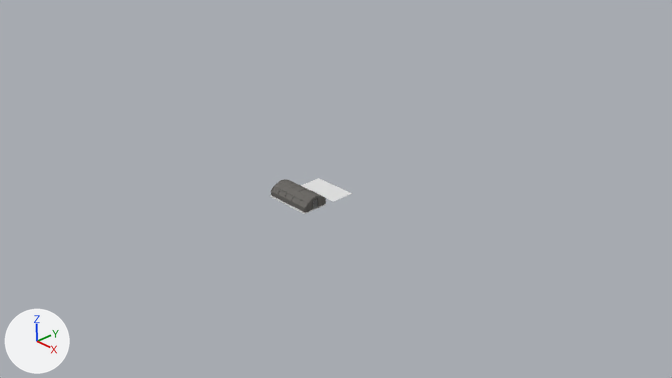
One commit to the Blender file blendFiles/LouiBlendFile.blend: the scene before it, then after it.
The view is the same before and after, from the file's camera 'Camera'. Every picture has the same lights, and +X, +Y and +Z are marked at lower left.
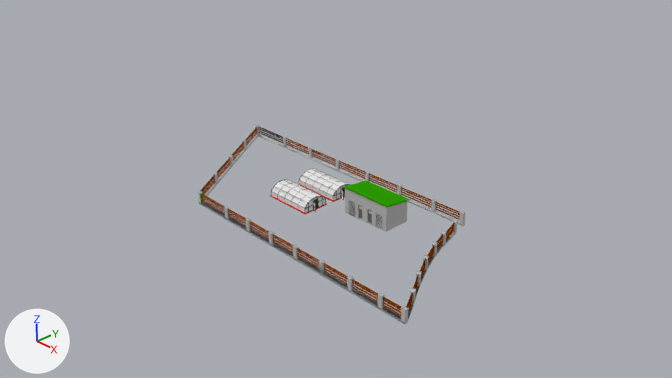
Location of each change, (x1, y1, x2, y2) in pixels of the pictures (672 x 378 px; the box of a moved part takes in the faces that stretch with it):
'Cube.004', added
    after: (198, 125, 466, 324)
    faces in mat_fence_wall (grey #bdbdbd): (198, 125, 466, 324)
    faces in mat_fence (brown #853800): (200, 127, 460, 316)
    faces in mat_grill (grey #b4b4b4): (348, 200, 382, 230)
    faces in mat_metalbar (dark grey #6e6c69): (349, 202, 382, 229)
'Plane', reshaped, moved, rescaled (27% wider, 8% taller)
    before: (301, 178, 352, 202)
    after: (344, 181, 409, 207)
'Cylinder.001', added
    after: (299, 169, 350, 200)
    faces in mat_plastic_sheet (white #e7e7e7): (299, 169, 348, 200)
    faces in mat_metalbar (dark grey #6e6c69): (299, 169, 350, 200)
'Cube.002', added
    after: (298, 184, 345, 202)
'Cube', added
    after: (313, 189, 344, 213)
part 1 of me_plane, deleted
    before: (301, 178, 352, 202)
part 2 of me_plane, added (green)
    after: (344, 181, 409, 207)
part 3 of me_cylinder, moved or reshaped
    before: (275, 182, 312, 203)
    after: (275, 182, 312, 202)
part 4 of me_cylinder, built on
    before: (271, 180, 325, 212)
    after: (271, 179, 325, 212)
part 5 of me_cylinder, shading changed
    both: (283, 185, 326, 208)
part 6 of me_cylinder, recoloured
    both: (291, 183, 321, 207)

Edits to the bpy script that builds the scene:
```text
Change me_cylinder:
    used by ob_cylinder; location = (-0.5, 0.69, 0.04); rotation_euler = (1.422, 1.322, 1.558), in degrees (81, 76, 89); scale = (1.0, 1.19, 8.58)
    remove me_cylinder.from_pydata(...)  # 1047 vertices, 736 faces, 32 loose edges; spans x -0.323..-0.049, y -0.702..-0.23, z -0.06..0.043
    add me_cylinder.from_pydata(...)  # 1210 vertices, 786 faces, 44 loose edges; spans x -0.322..-0.049, y -0.7..-0.229, z -0.06..0.043
    me_cylinder part 3: the loose piece of 4 vertices spanning x -0.32..-0.3, y -0.614..-0.438, z -0.057..0.04 is moved by (0.002, 0.0, 0.0), in mat_plastic_sheet (white #e7e7e7)
    me_cylinder part 4: 28 vertices moved from x -0.323..-0.052, y -0.698..-0.232, z -0.056..0.043 to x -0.319..-0.052, y -0.693..-0.235, z -0.056..0.042; 81 vertices removed from x -0.323..-0.051, y -0.702..-0.23, z -0.059..0.043; 244 vertices added at x -0.322..-0.05, y -0.7..-0.229, z -0.06..0.042
    me_cylinder part 5: 548 kept faces spanning x -0.322..-0.049, y -0.684..-0.236, z -0.06..0.043 are now shaded smooth
    me_cylinder part 6: 7 faces spanning x -0.317..-0.051, y -0.684..-0.236, z -0.059..0.042 switch from mat_metalbar (dark grey #6e6c69) to mat_plastic_sheet (white #e7e7e7)
Change me_plane:
    where me_plane.from_pydata(...)  # 4 vertices, 1 face; spans x -0.0455..0.0455, y -0.0455..0.0455, z 0.0
    used by ob_plane; location = (-0.5, 0.7, -0.01); scale = (8.83, 4.56, 1.0)
    verts and faces of me_plane; kept vertices keep their numbers, new ones are numbered from 4
    me_plane part 1
    add delete_vertices([*range(0, 4)])  # with the faces that use them
    me_plane part 2
    add verts[4] = (-0.8448, -0.2635, 0.2138)  # pixel (343, 187)
    add verts[5] = (-0.8448, 0.2149, 0.1579)  # pixel (366, 181)
    add verts[6] = (-0.8448, -0.2623, 0.233)  # pixel (343, 186)
    add verts[7] = (-0.8448, 0.2161, 0.1772)  # pixel (366, 180)
    add for new, old in zip([*range(8, 12)], [*range(4, 8)]): verts[new] = verts[old] + (0.8903, 0.0, 0.0)
    add faces += [(4, 5, 9, 8), (6, 10, 11, 7), (4, 6, 7, 5), (5, 7, 11, 9), (8, 9, 11, 10), (4, 8, 10, 6)]
    add me_plane.materials.append(mat_green)  # green #2e9e00
Change ob_plane:
    ob_plane.scale: (8.83, 4.56, 1.0) -> (1.0, 1.0, 1.0)
    ob_plane.location: (-0.5, 0.7, -0.01) -> (1.13, 0.63, 0.2)
Add ob_cube:
    ob_cube = bpy.data.objects.new('Cube', me_cube)  # 120 vertices, 60 faces; spans x -0.138..-0.041, y -0.099..0.542, z -0.014..0.14; in mat_metalbar (dark grey #6e6c69), mat_plastic_sheet (white #e7e7e7)
    ob_cube.location = (0.06, 0.12, 0.03)
Add ob_cylinder_001:
    ob_cylinder_001 = bpy.data.objects.new('Cylinder.001', me_cylinder_001)  # 1210 vertices, 786 faces, 44 loose edges; spans x -0.322..-0.049, y -0.7..-0.229, z -0.06..0.043; in mat_metalbar (dark grey #6e6c69), mat_plastic_sheet (white #e7e7e7)
    ob_cylinder_001.location = (-0.5, 1.28, 0.04)
    ob_cylinder_001.rotation_euler = (1.422, 1.322, 1.558)  # degrees (81, 76, 89)
    ob_cylinder_001.scale = (1.0, 1.19, 8.58)
Add ob_cube_002:
    ob_cube_002 = bpy.data.objects.new('Cube.002', me_cube_001)  # 243 vertices, 88 faces, 9 loose edges; spans x -0.31..0.27, y -0.36..0.31, z -0.34..1.53; in mat_material (white #e7e4e4), mat_green (green #2e9e00), mat_wall (red #e73928), mat_paning_way (blue #3856e7)
    ob_cube_002.location = (-0.48, 0.72, 0.0)
    ob_cube_002.scale = (1.47, 0.672, 0.0142)
Add ob_cube_004:
    ob_cube_004 = bpy.data.objects.new('Cube.004', me_cube_052)  # 11122 vertices, 2667 faces, 353 loose edges; spans x -1.63..4.36, y -0.01..2.44, z -0.02..0.41; in mat_green (green #2e9e00), mat_door (light grey #c2c2c2), mat_fence (brown #853800), mat_fence_wall (grey #bdbdbd), mat_plastic_sheet (white #e7e7e7), mat_metalbar (dark grey #6e6c69), mat_grill (grey #b4b4b4), mat_glass (white #e5e5e5)
    ob_cube_004.location = (-1.53, -1.07, 0.0)
```
